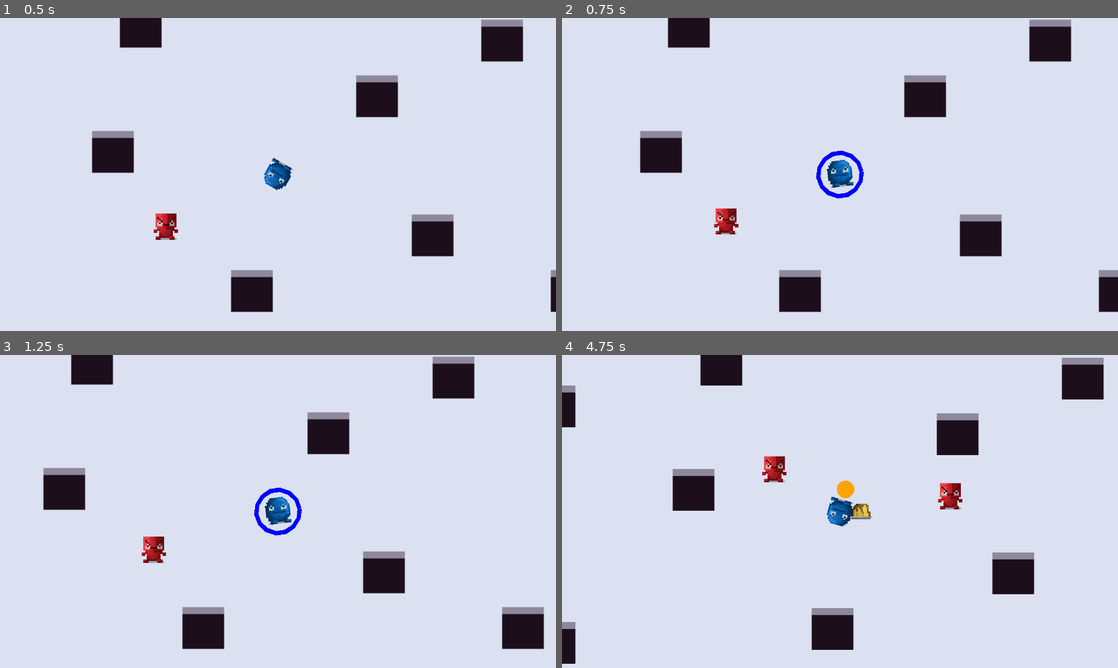
Above: before the commit, frames 1-4 (two rows, left to right).
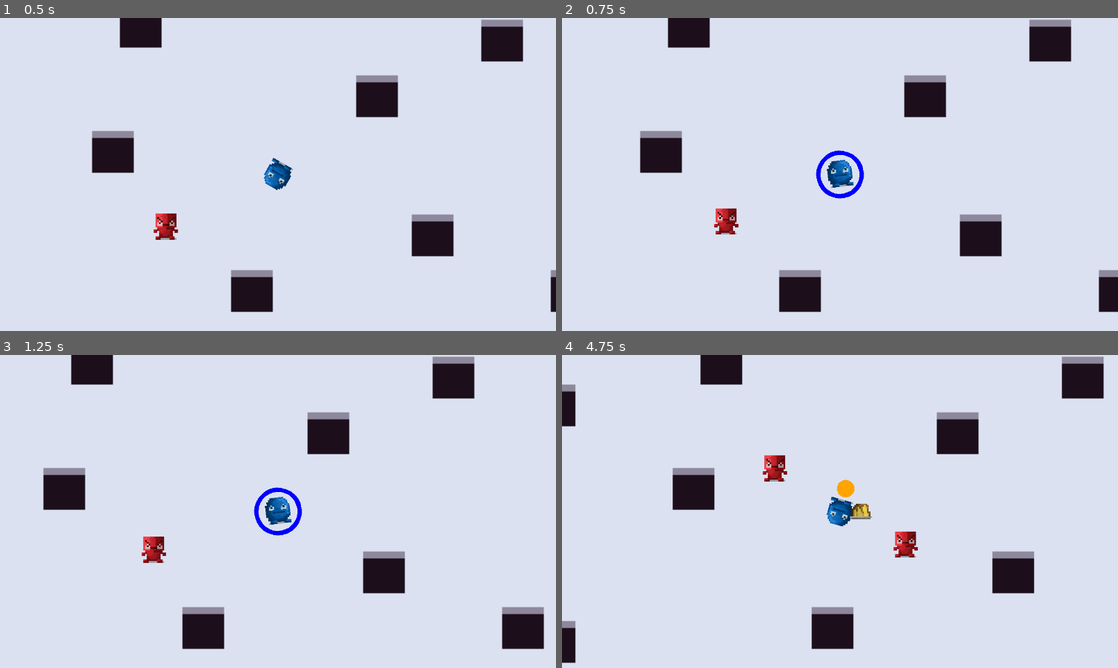
Above: after the commit, the same moments.

Repository: CertifiedIdiots/Bomber
Game: Godot game, scene res://Levels/Main.tscn
The game is run twice, just before and just after one commit, with the same random seed, the same clock (stepped at 60 frames per second) and the same inputs.
Inputs (mouse positions are in pixels of both pictures, inside the frame that each line leads up to):
- Up to frame 1 (0.5 s): no input
- Up to frame 2 (0.75 s): move the mouse to (962, 158) at 0.52 s; hold D (move_right) from 0.53 s (still down); hold Right mouse button (shield) from 0.53 s (still down)
- Up to frame 3 (1.25 s): keep holding D (move_right); keep holding Right mouse button (shield)
- Up to frame 4 (4.75 s): move the mouse to (728, 527) at 1.27 s; release D (move_right) at 1.28 s; release Right mouse button (shield) at 1.28 s; hold Down (move_down) 1.28-2.03 s; click (728, 527) at 1.35 s; right-click (728, 527) at 1.55 s; move the mouse to (895, 442) at 2.02 s; hold D (move_right) 2.03-2.78 s; hold Right mouse button (shield) 2.03-2.78 s; move the mouse to (812, 574) at 2.77 s; hold W (move_up) 2.78-3.53 s; right-click (812, 574) at 2.85 s; move the mouse to (1006, 558) at 3.52 s; press the mouse at (1006, 558) at 3.53 s; hold A (move_left) from 3.53 s (still down); right-click (1006, 558) at 3.8 s; move the mouse to (673, 464) at 4.27 s; release the mouse at (673, 464) at 4.28 s; right-click (673, 464) at 4.35 s

Frame 1 is identical in both runs. In frame 2, less than 0.1% of the frame differs, in the area x 45-55%, y 42-58%; in frame 3, less than 0.1%; in frame 4, 1.4%, in the area x 0-98%, y 0-99%.
Error before the commit: Invalid set index 'velocity' (on base: 'KinematicBody2D (Enemy.gd)') with value of type 'Vector2'. (res://Scripts/Shield.gd:55)

Commit message:
Change enemy attack to dash and dashback

Diff:
--- a/Objects/Enemy.tscn
+++ b/Objects/Enemy.tscn
@@ -31,3 +31,4 @@
 [node name="Tween" type="Tween" parent="."]
 
 [connection signal="body_entered" from="DamageShape" to="." method="_on_Area2D_body_entered"]
+[connection signal="tween_completed" from="Tween" to="." method="_on_Tween_tween_completed"]
--- a/Objects/Shield.tscn
+++ b/Objects/Shield.tscn
@@ -3,7 +3,7 @@
 [ext_resource path="res://Scripts/Shield.gd" type="Script" id=1]
 
 [sub_resource type="CircleShape2D" id=1]
-radius = 15.0
+radius = 30.0
 
 [node name="Shield" type="Area2D"]
 script = ExtResource( 1 )
--- a/Scripts/Enemy.gd
+++ b/Scripts/Enemy.gd
@@ -1,12 +1,11 @@
 extends "Living.gd"
 
 export(int) var speed = 80
-var attack_range = 90
+var attack_range = 40
 var attack_cooldown = rand_range(2.5, 5.0)
-var dash_length = 120.0
+var dash_length = 20.0
+var last_dash = null
 const friction = 0.1
-
-
 
 var attack_scene = preload("res://Objects/Attack.tscn")
 
@@ -17,17 +16,15 @@
 	var distance = get_distance_to_player()
 
 	if stunned:
-		movement = lerp(movement, Vector2.ZERO, friction)
-		movement = move_and_slide(movement, Vector2.ZERO, false, 1)
+		velocity = lerp(velocity, Vector2.ZERO, friction)
+		velocity = move_and_slide(velocity, Vector2.ZERO, false, 1)
 	elif distance.length() > attack_range:
-		movement = distance.normalized() * speed
-		movement = move_and_slide(movement)
+		velocity = distance.normalized() * speed
+		velocity = move_and_slide(velocity)
 	elif not stunned and distance.length() <= attack_range:
 		attack(get_parent().get_node("Player"))
 
-
 	attack_cooldown = max(0, attack_cooldown - delta)
-#	self.windup = max(0, self.windup - delta)
 
 func get_distance_to_player():
 	var player = get_parent().get_node("Player")
@@ -36,35 +33,24 @@
 
 	return (player.global_position - self.global_position)
 
-#func windup(time):
-#	self.stunned = time
-#	$Sprite/Tween.interpolate_property(self, "position", Vector2())
-
 func dash_attack():
 	var player = get_parent().get_node("Player")
 	var direction = player.global_position - self.global_position
 	var endpoint = self.position + direction.normalized() * dash_length
-#	$CollisionShape2D.disabled = true
-	$Tween.interpolate_property(self, "position", self.position, endpoint, 0.4, Tween.TRANS_LINEAR, Tween.EASE_OUT)
-#	print(endpoint)
-#	print(player.position)
-
+	self.last_dash = self.position
+	$Tween.interpolate_property(self, "position", self.position, endpoint, 0.2, Tween.TRANS_QUAD, Tween.EASE_IN_OUT)
 	$Tween.start()
-#	$CollisionShape2D.disabled = false
 
 func attack(target):
 	var cooldown = attack_cooldown
-#	self.windup(0.3)
 	if cooldown <= 0:
 		stunned = 1.0
 		dash_attack()
 		cooldown = rand_range(2.5, 5.0)
-#		print(target.position)
 
 
-
-#	var instance:Node2D = attack_scene.instance()
-#	instance.position = self.position
-#	instance.attack_area( Vector2(10, attack_range) )
-#	get_parent().add_child(instance)
-#	print(instance.position)
+func _on_Tween_tween_completed(object, key):
+	if last_dash != null:
+		$Tween.interpolate_property(self, "position", self.position, last_dash, 0.2, Tween.TRANS_QUAD, Tween.EASE_IN_OUT)
+		$Tween.start()
+		last_dash = null
--- a/Scripts/GUI.gd
+++ b/Scripts/GUI.gd
@@ -1,14 +1,4 @@
 extends RichTextLabel
-
-
-# Declare member variables here. Examples:
-# var a = 2
-# var b = "text"
-
-
-# Called when the node enters the scene tree for the first time.
-func _ready():
-	pass # Replace with function body.
 
 func _process(delta):
 	var player = get_parent().get_node("YSort/Player")
--- a/Scripts/Living.gd
+++ b/Scripts/Living.gd
@@ -3,7 +3,7 @@
 export(int) var health = 100
 var stunned = 0
 var dashing = false
-var movement = Vector2.ZERO
+var velocity = Vector2.ZERO
 
 func _process(delta):
 	stunned = max(0, stunned - delta)
--- a/Scripts/PlayerController.gd
+++ b/Scripts/PlayerController.gd
@@ -44,9 +44,9 @@
 
 func _physics_process(delta):
 	if stunned:
-		movement = Vector2.ZERO
+		velocity = Vector2.ZERO
 	else:
-		movement = Input.get_vector("move_left", "move_right", "move_up", "move_down") * move_speed
+		velocity = Input.get_vector("move_left", "move_right", "move_up", "move_down") * move_speed
 		if Input.is_action_pressed("shield"):
-			movement /= 2
-	movement = move_and_slide(movement)
+			velocity /= 2
+	velocity = move_and_slide(velocity)
